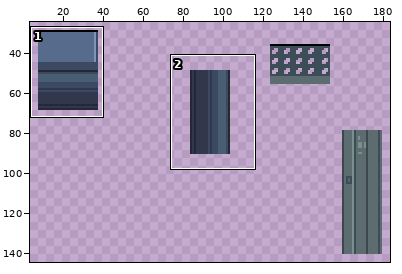
One commit to this sprite sheet: assets/scenario.png. The first picture is a wide view before the edit; the outline marks the close-up.
Close-up. Earlier state:
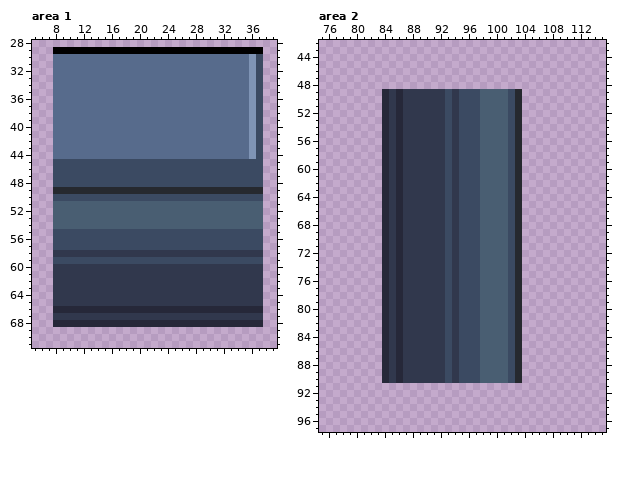
The file is 490x503 pixels. Shown: area 1: x 5..39, y 28..71; area 2: x 75..115, y 42..97. The wide view leaves out empty margins.
Now the later version:
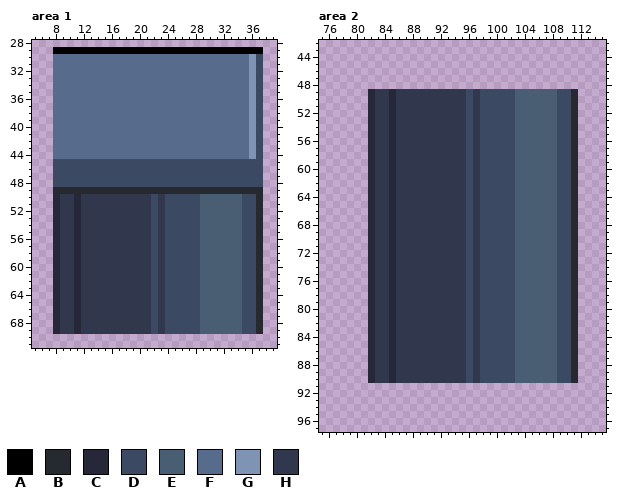
Palette (. is transparent): A #000000  B #26292f  C #262839  D #3b4a62  E #495e72  F #576b8c  G #7f94b5  H #31384d
What changed:
Area 1:
y 50: x 8..21 DDDDDDDDDDDDDD -> CHHCHHHHHHHHHH; x 23 D -> H; x 29..34 DDDDDD -> EEEEEE; x 37 D -> B
y 51..54: x 8..28 EEEEEEEEEEEEEEEEEEEEE -> CHHCHHHHHHHHHHDHDDDDD; x 35..37 EEE -> DDB
y 55..57: x 8..21 DDDDDDDDDDDDDD -> CHHCHHHHHHHHHH; x 23 D -> H; x 29..34 DDDDDD -> EEEEEE; x 37 D -> B
y 58: x 8 H -> C; x 11 H -> C; x 22 H -> D; x 24..37 HHHHHHHHHHHHHH -> DDDDDEEEEEEDDB
y 59: x 8..21 DDDDDDDDDDDDDD -> CHHCHHHHHHHHHH; x 23 D -> H; x 29..34 DDDDDD -> EEEEEE; x 37 D -> B
y 60..65: x 8 H -> C; x 11 H -> C; x 22 H -> D; x 24..37 HHHHHHHHHHHHHH -> DDDDDEEEEEEDDB
y 66: x 9..10 CC -> HH; x 12..37 CCCCCCCCCCCCCCCCCCCCCCCCCC -> HHHHHHHHHHDHDDDDDEEEEEEDDB
y 67: x 8 H -> C; x 11 H -> C; x 22 H -> D; x 24..37 HHHHHHHHHHHHHH -> DDDDDEEEEEEDDB
y 68: x 9..10 CC -> HH; x 12..37 CCCCCCCCCCCCCCCCCCCCCCCCCC -> HHHHHHHHHHDHDDDDDEEEEEEDDB
y 69: x 8..37 .............................. -> CHHCHHHHHHHHHHDHDDDDDEEEEEEDDB
Area 2:
y 49..90: x 82..86 ..CHC -> CHHCH; x 93 D -> H; x 95 D -> H; x 97..101 DEEEE -> HDDDD; x 103..111 B........ -> EEEEEEDDB
